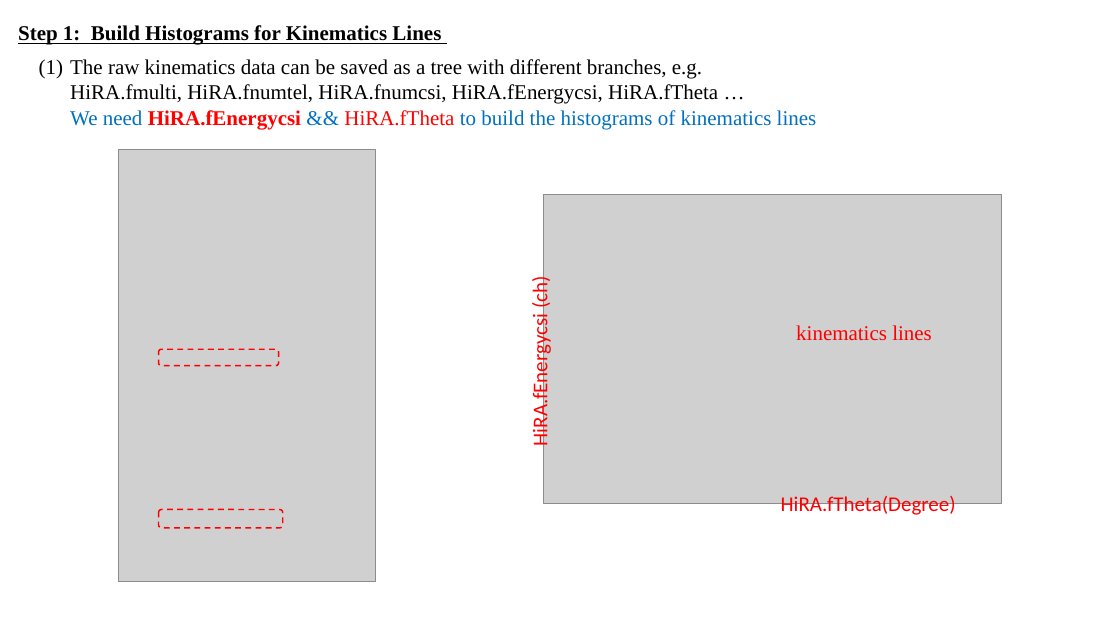
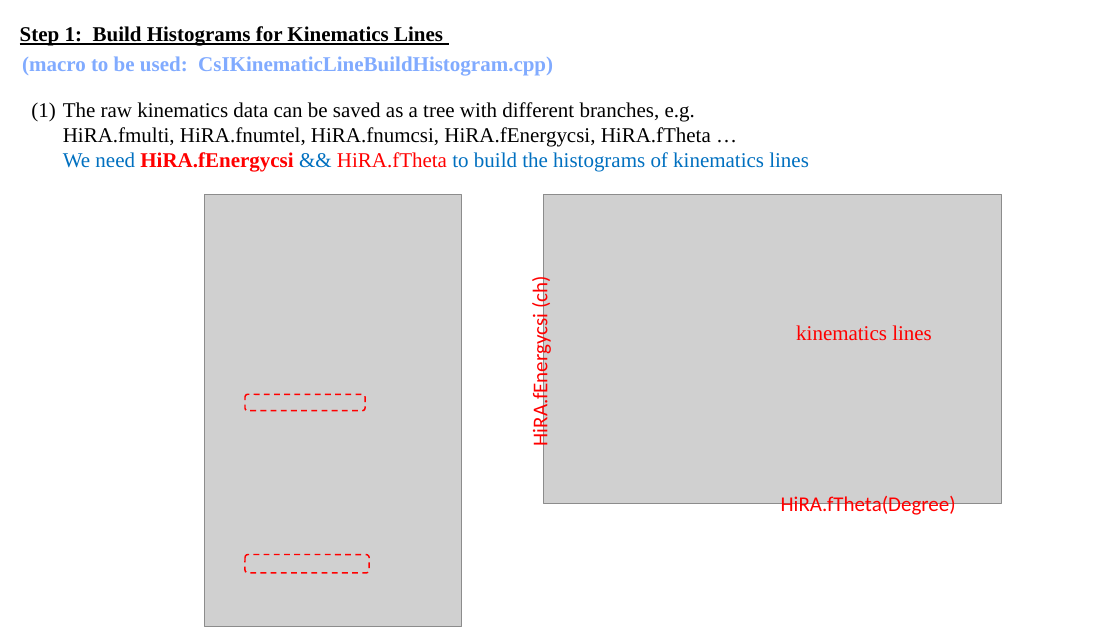
Before and after one commit to gfh16/StudyNotes, a slide deck: slide 23 of 2018Oct-Tutorial_HiRACsICalibrations.pptx (slide 22 before the commit). Drawn at 1120x630 pixels with LibreOffice and Linux fonts; fonts in the diff are those of the drawing; grey boxes stand for pictures. Boxes give left, top, right and bottom in pixels: in the first picture for what was removed or moved away, otherwise in the second. Text is boxed around its words. In the diff, an @@ line names an element or a change of style, - is before the commit and + after.

Commit message:
Added how to get kinematics points.

```diff
--- a/2018Oct-Tutorial_HiRACsICalibrations.pptx
+++ b/2018Oct-Tutorial_HiRACsICalibrations.pptx
@@ text added at [22,56,553,76], 18 pt, text #81ABFF, bold @@
+(macro to be used: CsIKinematicLineBuildHistogram.cpp)
@@ text "The raw kinematics data can ...": place and size @@
-text "The raw kinematics data can ..." at [70,59,817,129]
+text "The raw kinematics data can ..." at [63,102,809,172]
@@ 2 rounded rectangles, 1 picture: place and size @@
-2 rounded rectangles, 1 picture at [118,150,376,581]
+2 rounded rectangles, 1 picture at [205,195,462,627]
```
Also in this commit, not shown: 9 other slides changed, 4 slides added, 3 slides removed.
